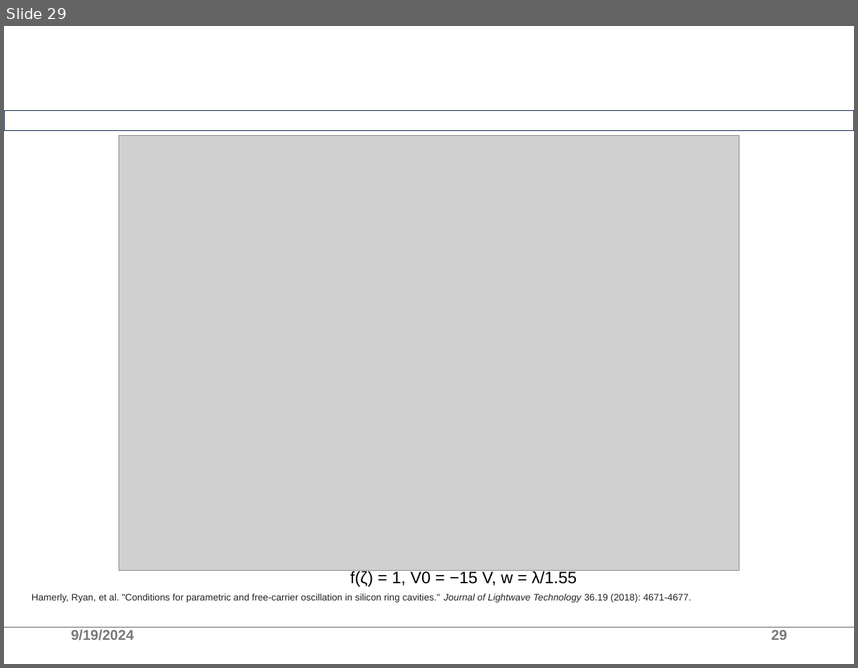
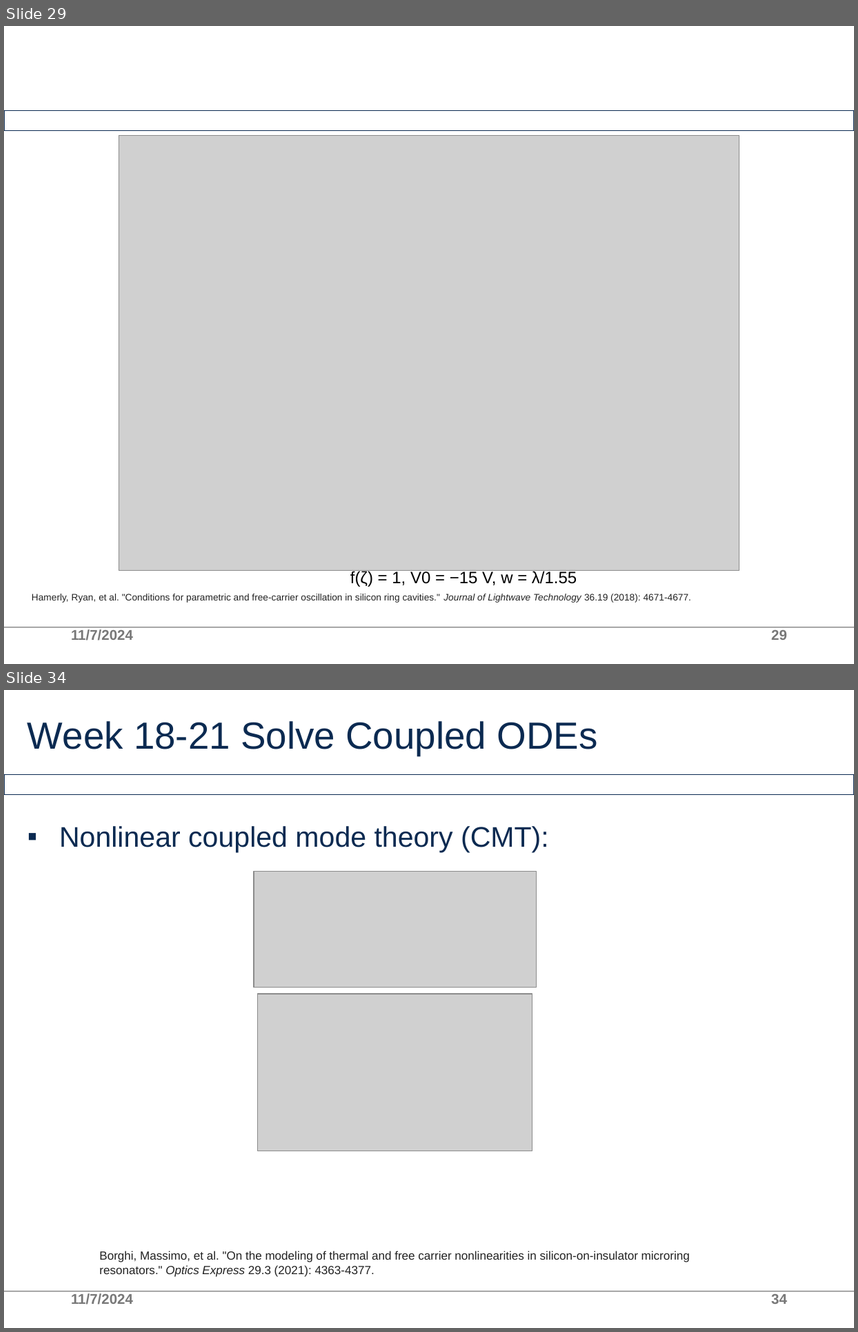
Before and after one commit to AllInCoffee/WHK_workplace, a slide deck: progress.pptx. Shown one above the other, each under a label of ours: slide 29 before the commit, slides 29 and 34 after it; the slides between them are not shown. The pictures are 858x668 and 858x1332 pixels, drawn with LibreOffice and Linux fonts; fonts in the diff are those of the drawing; grey boxes stand for pictures; background and template pictures are left out. Boxes give left, top, right and bottom in pixels: in the first picture for what was removed or moved away, otherwise in the second. Text is boxed around its words. In the diff, an @@ line names an element or a change of style, - is before the commit and + after.

```diff
--- a/progress.pptx
+++ b/progress.pptx
@@ slide 34 added at box(4, 690, 854, 1328), background #FFFFFF; not listed: 2 template elements that a slide beside it also shows @@
@@ title added at box(27, 721, 597, 756), 32 pt, text #0B2A51 @@
+Week 18-21 Solve Coupled ODEs
@@ text added at box(59, 826, 549, 853), 24 pt, text #0B2A51 @@
+▪ Nonlinear coupled mode theory (CMT):
@@ picture added at box(254, 871, 536, 987) @@
@@ picture added at box(257, 994, 532, 1150) @@
@@ text added at box(99, 1250, 690, 1276), 10 pt, text #222222 @@
+Borghi, Massimo, et al. "On the modeling of thermal and free carrier nonlinearities in silicon-on-insulator microring resonators." Optics Express 29.3 (2021): 4363-4377.
@@ text added at box(71, 1293, 133, 1304), 12 pt, text #797979 @@
+11/7/2024
@@ page number added at box(771, 1294, 787, 1303), 12 pt, text #797979 @@
+34
@@ slide 29 changed as well @@
@@ text at box(71, 629, 133, 640): text changed @@
-9/19/2024
+11/7/2024
```
Also in this commit, not shown: 27 other slides changed, 7 other slides added.
